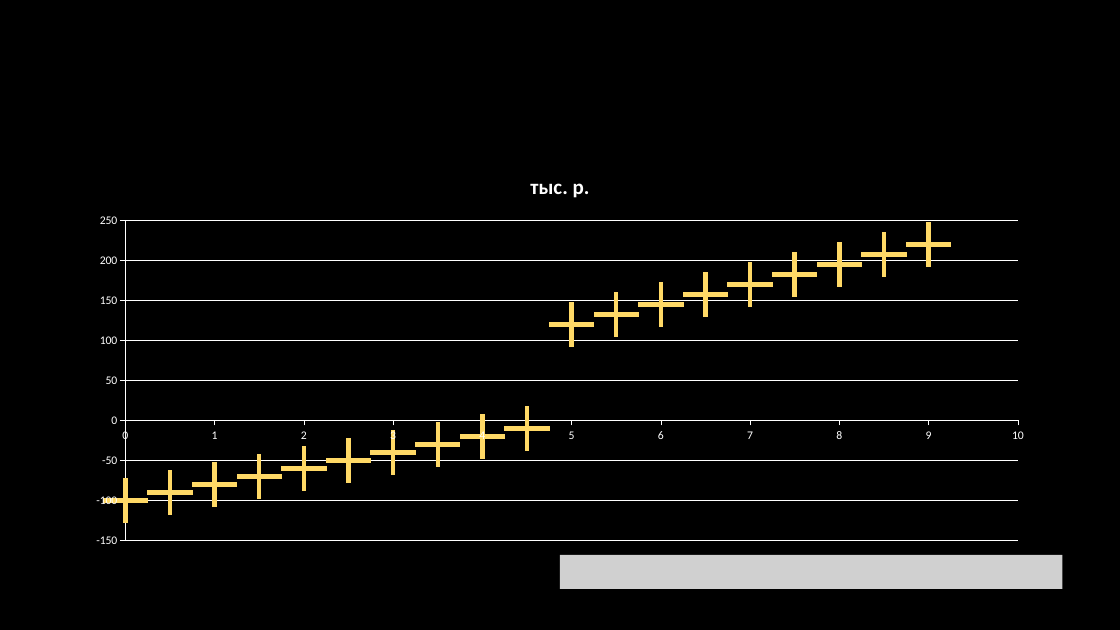
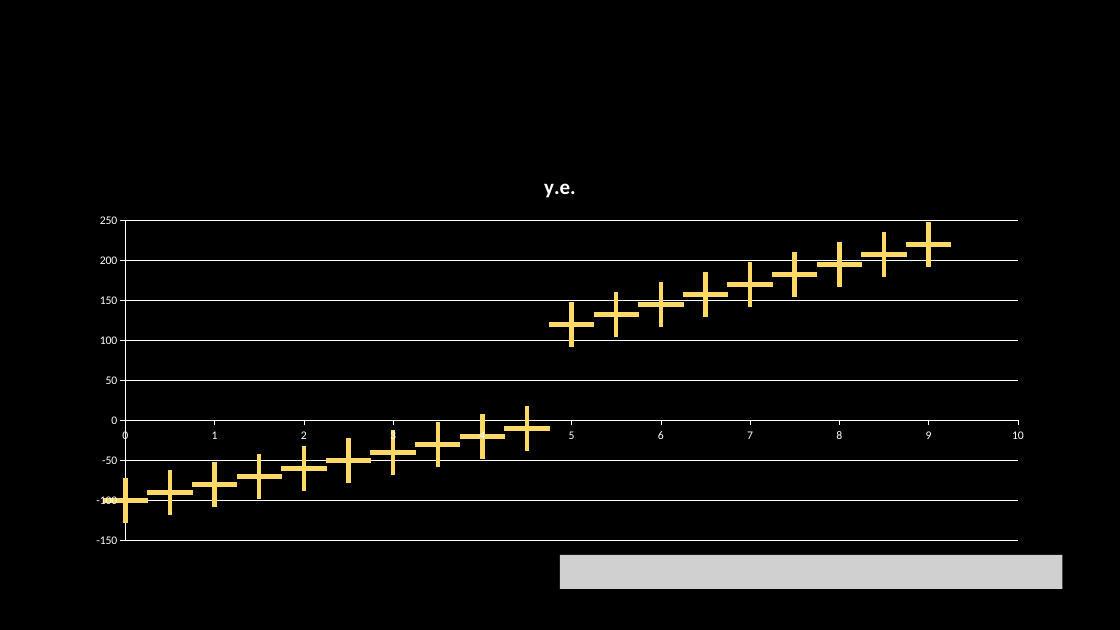
Before and after one commit to anakham/MIET.AI.Course, a slide deck: slide 4 of Лекция 0/Лекция 0. Вводная.pptx. Drawn at 1120x630 pixels with LibreOffice and Linux fonts; fonts in the diff are those of the drawing; grey boxes stand for pictures. Boxes give left, top, right and bottom in pixels: in the first picture for what was removed or moved away, otherwise in the second. Text is boxed around its words. In the diff, an @@ line names an element or a change of style, - is before the commit and + after.

Commit message:
economical scale update

```diff
--- a/Лекция 0/Лекция 0. Вводная.pptx
+++ b/Лекция 0/Лекция 0. Вводная.pptx
@@ scatter chart at [77, 155, 1044, 555] @@
@@ title "тыс. р." to "у.е." @@
-тыс. р.: (0, -100), (0.5, -90), (1, -80), (1.5, -70), (2, -60), (2.5, -50), (3, -40), (3.5, -30), (4, -20), (4.5, -10), (5, 120), (5.5, 130), (6, 140), (6.5, 160), (7, 170), (7.5, 180), (8, 200), (8.5, 210), (9, 220)
+Series 1: (0, -100), (0.5, -90), (1, -80), (1.5, -70), (2, -60), (2.5, -50), (3, -40), (3.5, -30), (4, -20), (4.5, -10), (5, 120), (5.5, 130), (6, 140), (6.5, 160), (7, 170), (7.5, 180), (8, 200), (8.5, 210), (9, 220)
```
